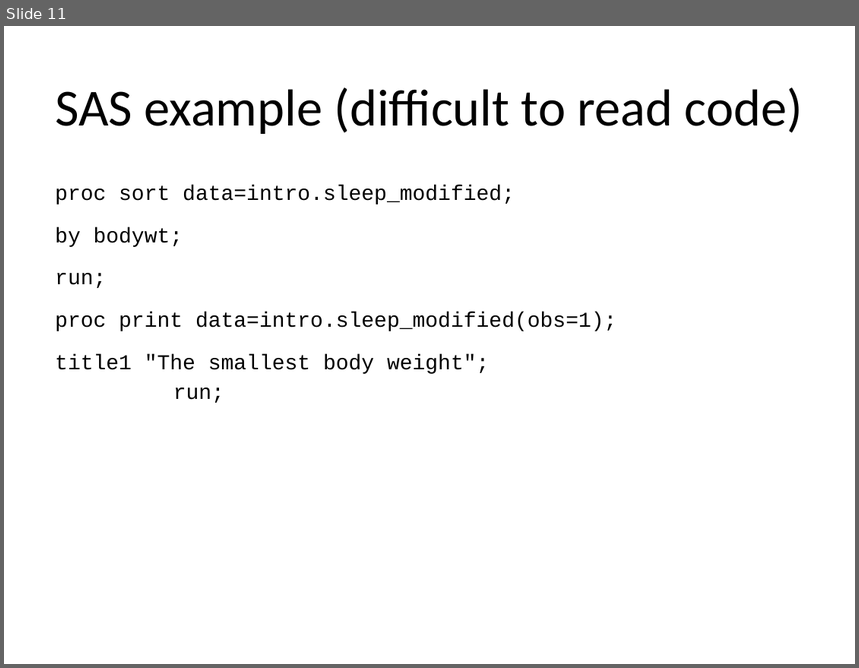
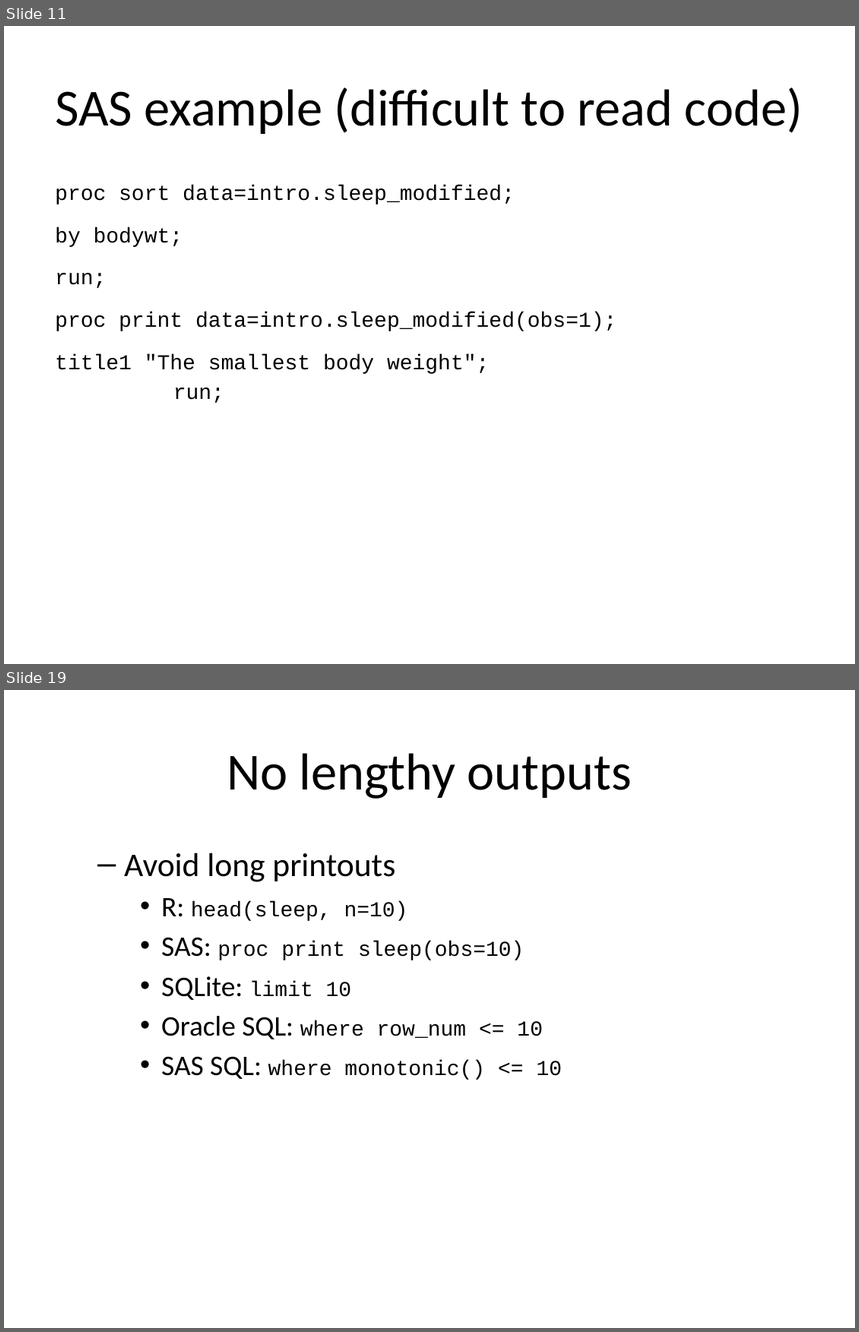
Before and after one commit to pmean/classes, a slide deck: software-engineering/results/programming-expectations.pptx. Shown one above the other, each under a label of ours: slide 11 before the commit, slides 11 and 19 after it; the slides between them are not shown. The pictures are 859x668 and 859x1332 pixels, drawn with LibreOffice and Linux fonts; fonts in the diff are those of the drawing. Boxes give left, top, right and bottom in pixels: in the first picture for what was removed or moved away, otherwise in the second. Text is boxed around its words. In the diff, an @@ line names an element or a change of style, - is before the commit and + after.

```diff
--- a/software-engineering/results/programming-expectations.pptx
+++ b/software-engineering/results/programming-expectations.pptx
@@ slide 19 added at [4, 690, 855, 1328], background #FFFFFF @@
@@ title added at [227, 753, 632, 799], 44 pt, text #000000 @@
+No lengthy outputs
@@ text added at [124, 853, 563, 1080], 18 pt, text #000000 @@
+  – Avoid long printouts
+    • R: head(sleep, n=10)
+    • SAS: proc print sleep(obs=10)
+    • SQLite: limit 10
+    • Oracle SQL: where row_num <= 10
+    • SAS SQL: where monotonic() <= 10
```
Also in this commit, not shown: 5 slides changed, 5 other slides added, 1 slide removed, 2 other files.
